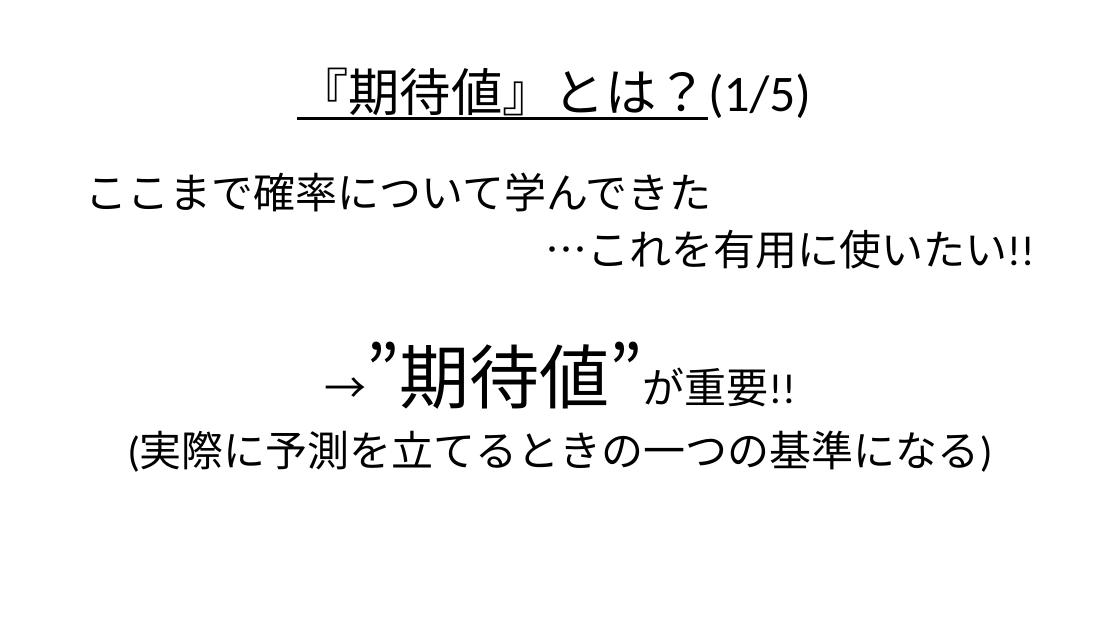
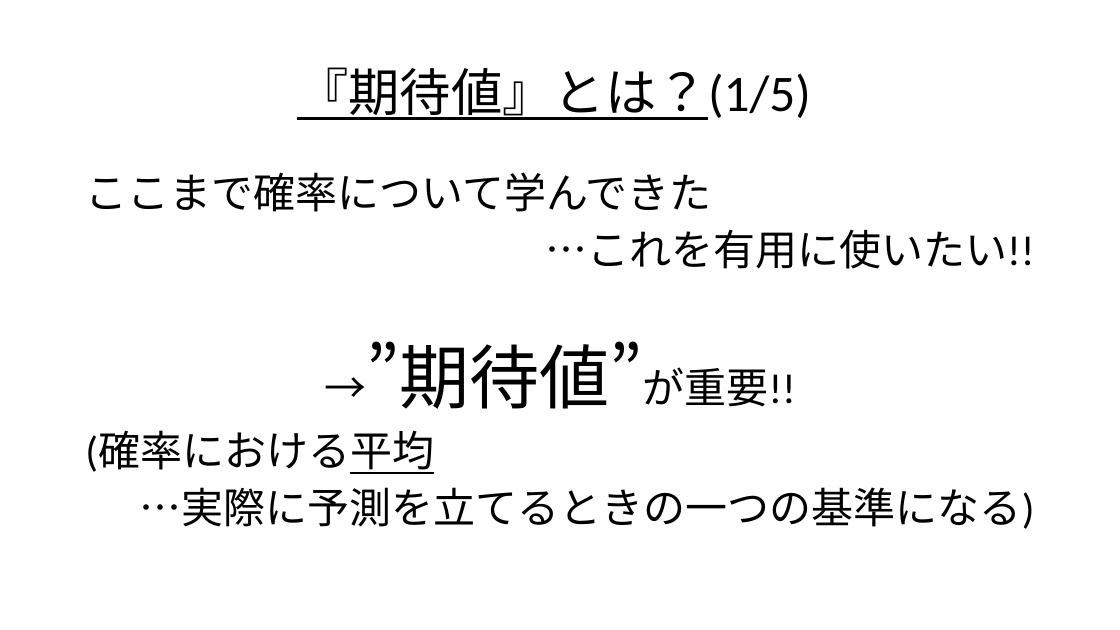
Before and after one commit to Ryo-KATAYAMA/Senior_Project, a slide deck: slide 18 of Chapter4.pptx (slide 15 before the commit). Drawn at 1120x630 pixels with LibreOffice and Linux fonts; fonts in the diff are those of the drawing. Boxes give left, top, right and bottom in pixels: in the first picture for what was removed or moved away, otherwise in the second. Text is boxed around its words. In the diff, an @@ line names an element or a change of style, - is before the commit and + after.

```diff
--- a/Chapter4.pptx
+++ b/Chapter4.pptx
@@ text at (x1=85, y1=432, x2=1035, y2=529): text changed @@
-(実際に予測を立てるときの一つの基準になる)
+(確率における平均
+…実際に予測を立てるときの一つの基準になる)
```
Also in this commit, not shown: 20 other slides changed, 13 slides added, 1 slide removed.
